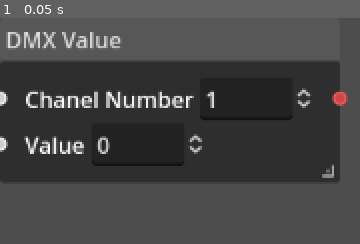
Above: before the commit, frame 1.
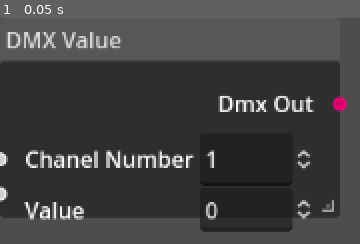
Above: after the commit, the same moment.

Repository: SpectrumPro/Spectrum
Game: Godot game, scene res://Nodes/DMX_value.tscn
Two runs of this game, one before a commit and one after it. Both use one fixed random seed, a clock stepped at 60 frames per second and the inputs below. This scene is started directly instead of the project's main scene.
Inputs:
- Up to frame 1 (0.05 s): no input

The runs differ from the first frame. In frame 1, 23% of the frame differs, in the area x 0-97%, y 30-95%.

Commit message:
Improved DMX value node

Diff:
--- a/Nodes/DMX_value.gd
+++ b/Nodes/DMX_value.gd
@@ -1,32 +1,42 @@
 extends GraphNode
 
 var channel_number = 1
-var value = 1
+var value = 0
 
 var dmx_data = {
 	"universe":1,
 	"dmx_channels":{}
 }
 
+var queue = {}
+func node_process():
+	if not queue.is_empty():
+		get_parent().send(self, dmx_data, 0)
+		queue = {}
 
-func _on_Control_close_request():
-	queue_free()
 
-func _on_Control_resize_request(new_minsize):
-	size = new_minsize
+
+func set_dmx_data():
+	dmx_data.dmx_channels = {channel_number:value}
+	queue[0] = dmx_data
 
 func receive(data, slot):
-	print(self.title + "received: ")
-	print(data)
-	print(slot)
+	if slot == 0:
+		channel_number = int(data)
+		get_node("HBoxContainer/ChanelNumber").set_value_no_signal(data)
+	if slot == 1:
+		value = int(data)
+		get_node("HBoxContainer3/Value").set_value_no_signal(data)
+	set_dmx_data()
 
 func _on_chanel_number_value_changed(new_value):
 	channel_number = int(new_value)
-	dmx_data.dmx_channels = {channel_number:value}
-	get_parent().send(self, dmx_data, 0)
-
+	set_dmx_data()
 
 func _on_value_value_changed(new_value):
 	value = int(new_value)
-	dmx_data.dmx_channels = {channel_number:value}
-	get_parent().send(self, dmx_data, 0)
+	set_dmx_data()
+
+func _on_Control_close_request():
+	get_parent().delete(self)
+	queue_free()
--- a/Nodes/DMX_value.tscn
+++ b/Nodes/DMX_value.tscn
@@ -8,13 +8,13 @@
 title = "DMX Value"
 show_close = true
 resizable = true
-slot/0/left_enabled = true
+slot/0/left_enabled = false
 slot/0/left_type = 0
 slot/0/left_color = Color(1, 1, 1, 1)
 slot/0/left_icon = null
 slot/0/right_enabled = true
 slot/0/right_type = 0
-slot/0/right_color = Color(1, 0.356863, 0.356863, 1)
+slot/0/right_color = Color(1, 0, 0.498039, 1)
 slot/0/right_icon = null
 slot/0/draw_stylebox = true
 slot/1/left_enabled = true
@@ -26,10 +26,29 @@
 slot/1/right_color = Color(1, 1, 1, 1)
 slot/1/right_icon = null
 slot/1/draw_stylebox = true
+slot/2/left_enabled = true
+slot/2/left_type = 0
+slot/2/left_color = Color(1, 1, 1, 1)
+slot/2/left_icon = null
+slot/2/right_enabled = false
+slot/2/right_type = 0
+slot/2/right_color = Color(1, 1, 1, 1)
+slot/2/right_icon = null
+slot/2/draw_stylebox = true
 script = ExtResource("1_yid4k")
+
+[node name="HBoxContainer2" type="HBoxContainer" parent="."]
+layout_mode = 2
+size_flags_vertical = 3
+
+[node name="Label" type="Label" parent="HBoxContainer2"]
+layout_mode = 2
+size_flags_horizontal = 10
+text = "Dmx Out"
 
 [node name="HBoxContainer" type="HBoxContainer" parent="."]
 layout_mode = 2
+size_flags_vertical = 3
 
 [node name="Label" type="Label" parent="HBoxContainer"]
 layout_mode = 2
@@ -38,6 +57,7 @@
 [node name="ChanelNumber" type="SpinBox" parent="HBoxContainer"]
 custom_minimum_size = Vector2(0, 30)
 layout_mode = 2
+size_flags_horizontal = 3
 min_value = 1.0
 max_value = 512.0
 value = 1.0
@@ -46,6 +66,7 @@
 
 [node name="HBoxContainer3" type="HBoxContainer" parent="."]
 layout_mode = 2
+size_flags_vertical = 3
 
 [node name="Label" type="Label" parent="HBoxContainer3"]
 layout_mode = 2
@@ -54,7 +75,9 @@
 [node name="Value" type="SpinBox" parent="HBoxContainer3"]
 custom_minimum_size = Vector2(0, 30)
 layout_mode = 2
+size_flags_horizontal = 10
 max_value = 255.0
+rounded = true
 
 [connection signal="close_request" from="." to="." method="_on_Control_close_request"]
 [connection signal="value_changed" from="HBoxContainer/ChanelNumber" to="." method="_on_chanel_number_value_changed"]
